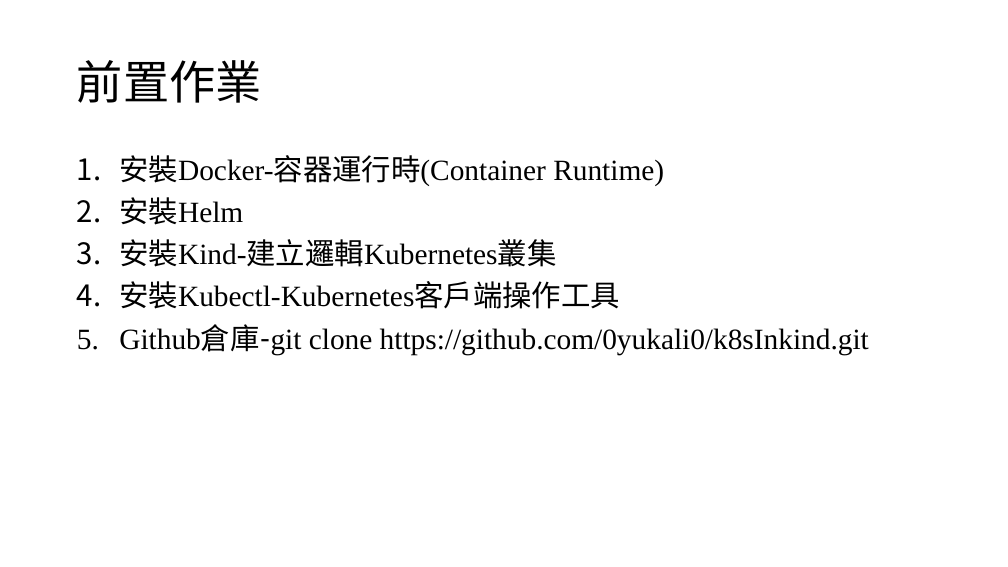
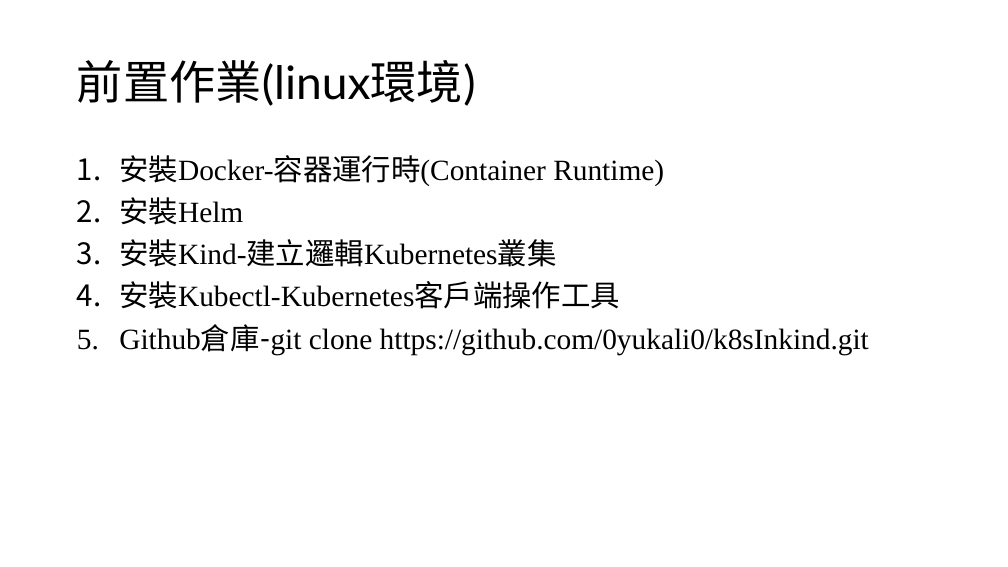
Before and after one commit to 0yukali0/k8sInkind, a slide deck: slide 2 of 110雲端運算研一k8s體驗.pptx. Drawn at 1008x567 pixels with LibreOffice and Linux fonts; fonts in the diff are those of the drawing. Boxes give left, top, right and bottom in pixels: in the first picture for what was removed or moved away, otherwise in the second. Text is boxed around its words. In the diff, an @@ line names an element or a change of style, - is before the commit and + after.

```diff
--- a/110雲端運算研一k8s體驗.pptx
+++ b/110雲端運算研一k8s體驗.pptx
@@ title at (x1=77, y1=60, x2=476, y2=106): text changed @@
-前置作業
+前置作業(linux環境)
```
Also in this commit, not shown: 7 other slides changed, 2 slides added, 12 slides removed, 1 other file.
